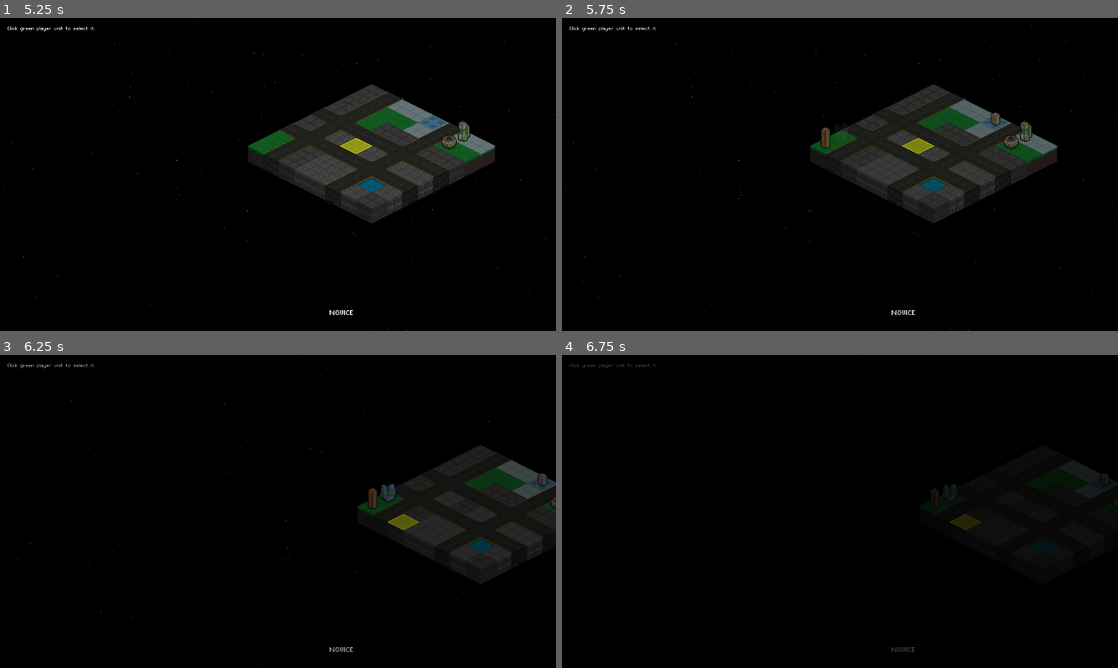
Above: before the commit, frames 1-4 (two rows, left to right).
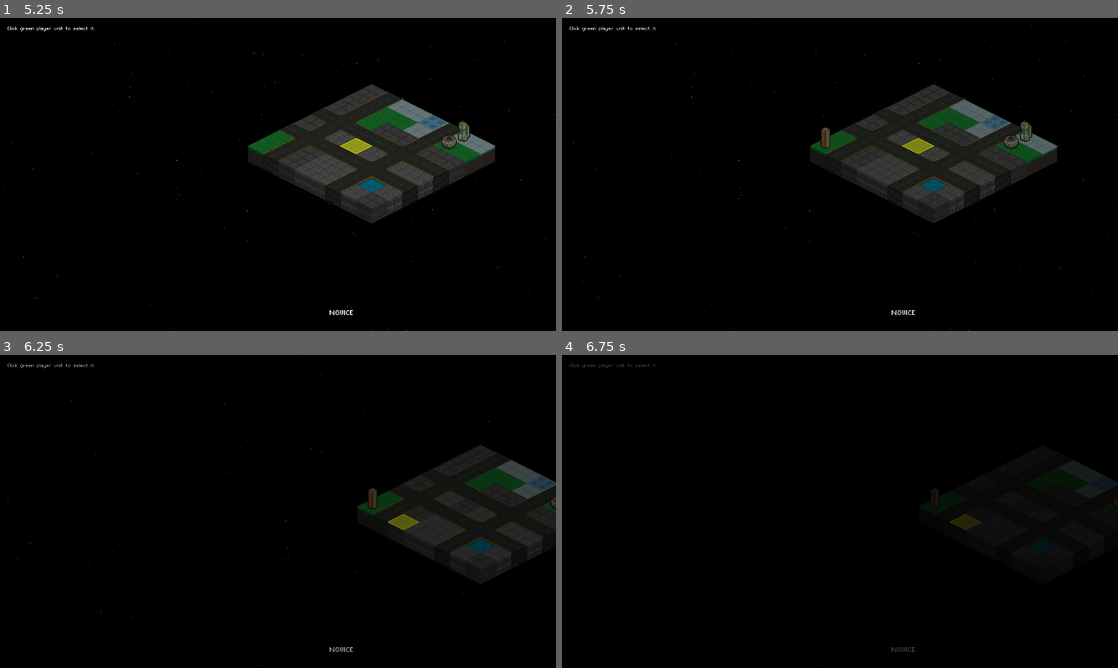
Above: after the commit, the same moments.

Repository: Tekknobot/Terrain
Game: Godot game, scene res://Scenes/TitleScreen.tscn
Two runs of this game, one before a commit and one after it. Both use one fixed random seed, a clock stepped at 60 frames per second and the inputs below. Sound files missing from this copy of the repository are replaced by a short silence.
Inputs (mouse positions are in pixels of both pictures, inside the frame that each line leads up to):
- Up to frame 1 (5.25 s): click "PLAY" at 0.5 s; tap Enter (ui_accept) at 1.25, 1.52, 3.5, 4.25, 4.52 s; move the mouse to (400, 158) at 1.27 s; click (400, 158) at 1.42 s; drag from (166, 190) to (294, 215) at 2.02 s; move the mouse to (333, 105) at 2.77 s; click (333, 105) at 2.92 s; drag from (250, 237) to (361, 140) at 3.52 s; move the mouse to (444, 221) at 4.27 s; click (444, 221) at 4.42 s; click "RESET" at 5 s
- Up to frame 2 (5.75 s): no input
- Up to frame 3 (6.25 s): drag from (111, 464) to (389, 524) at 5.77 s
- Up to frame 4 (6.75 s): move the mouse to (867, 511) at 6.52 s; click (867, 511) at 6.67 s

Frame 1 is identical in both runs. In frame 2, less than 0.1% of the frame differs, in the area x 77-79%, y 30-35%; in frame 3, 0.2%, in the area x 68-99%, y 37-48%; in frame 4, less than 0.1%.

Commit message:
Play reset.

Diff:
--- a/Scripts/GameData.gd
+++ b/Scripts/GameData.gd
@@ -59,18 +59,21 @@
 # ─────────────────────────────────────────────────────────────────────────────
 # Called only once at the start of a new match / new save slot
 func full_reset() -> void:
+	pass
+
+func play_reset() -> void:
 	#coins = 0
 	#xp = 0
-	#current_level = 1
-	#max_enemy_units = 1
-	#map_difficulty = 1
+	current_level = 1
+	max_enemy_units = 1
+	map_difficulty = 1
 	#selected_special_ability = ""
 	#unit_special.clear()
-	#unit_upgrades.clear()
-	#first_enemy_spawn_done = false
+	unit_upgrades.clear()
+	first_enemy_spawn_done = false
 
 	# **Reset your ID counter here:**
-	#next_unit_id = 1
+	next_unit_id = 1
 	pass
 
 # Called at the end of each level to prepare for the next level
--- a/Scripts/TileMap.gd
+++ b/Scripts/TileMap.gd
@@ -665,7 +665,7 @@
 	var attempts = 0
 	var max_attempts = grid_width * grid_height * 5
 
-	max_structures = randi_range(4, 9)
+	max_structures = randi_range(3, 9)
 
 	while count < max_structures and attempts < max_attempts:
 		attempts += 1
--- a/Scripts/TitleScreen.gd
+++ b/Scripts/TitleScreen.gd
@@ -16,6 +16,7 @@
 	quit_button.pressed.connect(_on_QuitButton_pressed)
 
 func _on_PlayButton_pressed() -> void:
+	GameData.play_reset()
 	# Transition to your main game scene.
 	get_tree().change_scene_to_file("res://Scenes/Main.tscn")
 
--- a/Scripts/Unit.gd
+++ b/Scripts/Unit.gd
@@ -585,13 +585,18 @@
 		var drop = null
 
 		if roll < 40:
-			drop = health_scene.instantiate()         # 0–39 → 40%
-		elif roll < 70:
-			drop = lightning_scene.instantiate()        # 40–69 → 30%
-		elif roll < 90:
-			drop = orbital_strike_scene.instantiate()    # 70–89 → 20%
+			# 40% total chance to drop something…
+			var which = randi() % 3
+			match which:
+				0:
+					drop = health_scene.instantiate()         # ~13.3% total
+				1:
+					drop = lightning_scene.instantiate()      # ~13.3% total
+				2:
+					drop = orbital_strike_scene.instantiate() # ~13.3% total
 		else:
-			continue                                 # 96–99 → 5% chance to drop nothing
+			# 60% chance to drop nothing
+			continue
 
 		var collider = drop.get_node("CollisionShape2D")
 		collider.disabled = true
